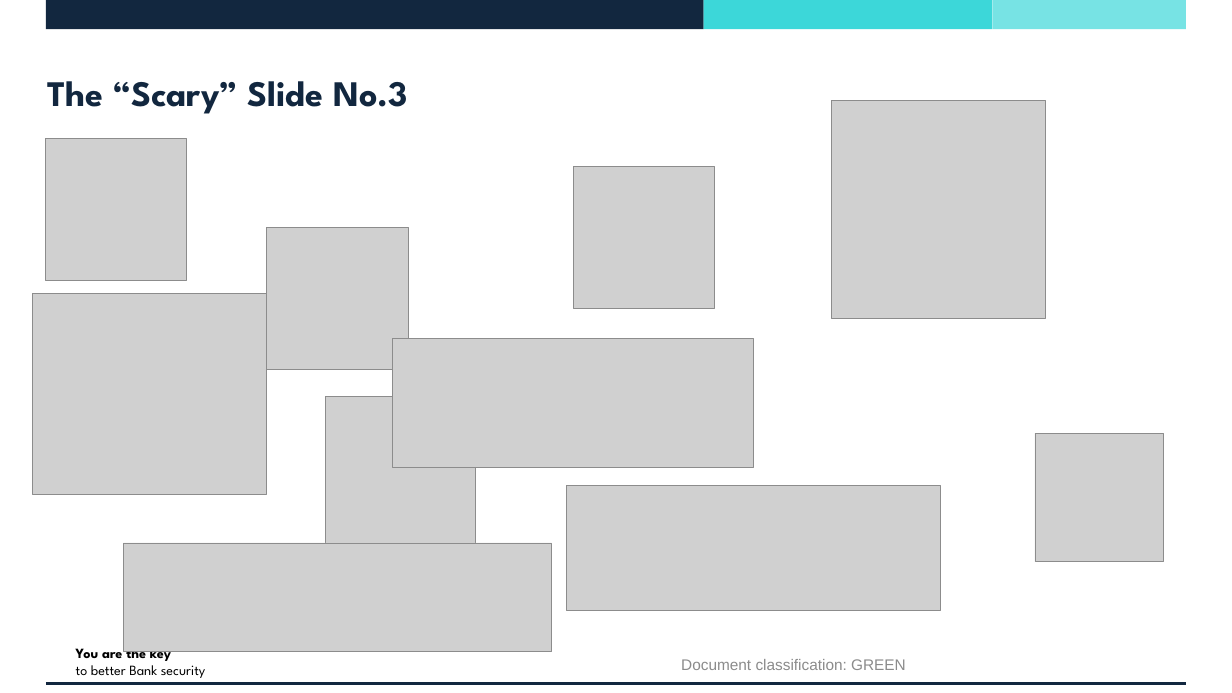
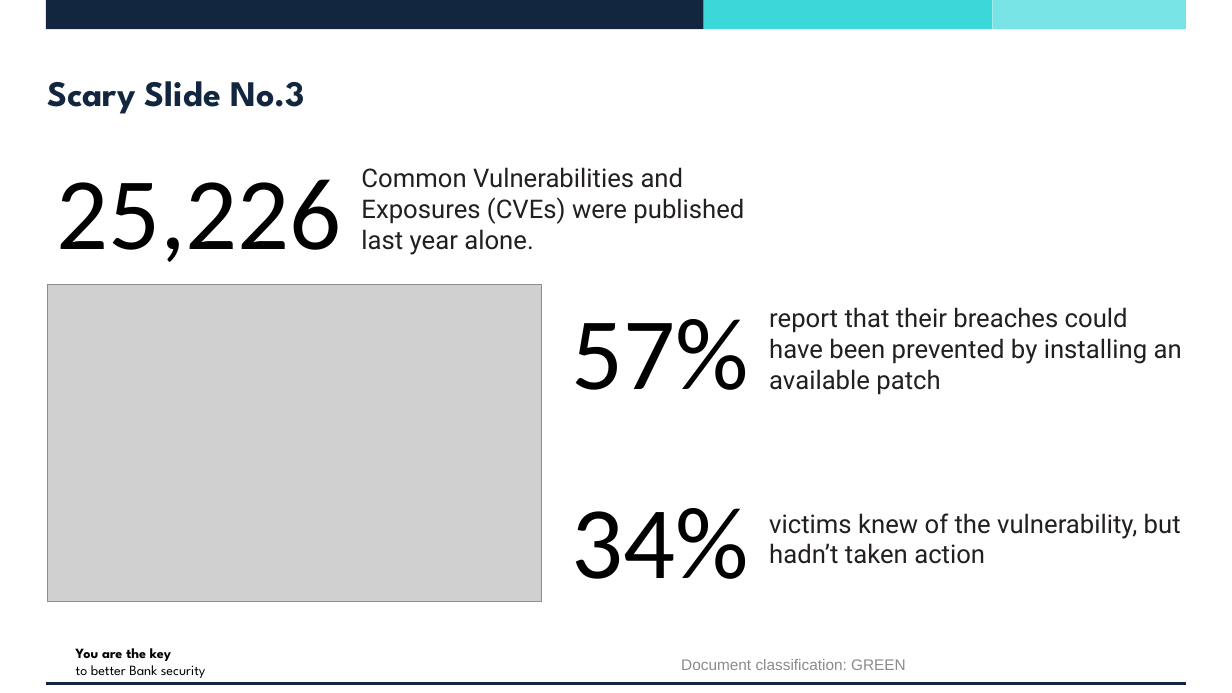
Before and after one commit to vincentjking/Presentations, a slide deck: slide 10 of 202301 - BCS/DevSecOps - The True Cost of Secure Transformation.pptx. Drawn at 1232x693 pixels with LibreOffice and Linux fonts; fonts in the diff are those of the drawing; grey boxes stand for pictures; background and template pictures are left out. Boxes give left, top, right and bottom in pixels: in the first picture for what was removed or moved away, otherwise in the second. Text is boxed around its words. In the diff, an @@ line names an element or a change of style, - is before the commit and + after.

```diff
--- a/202301 - BCS/DevSecOps - The True Cost of Secure Transformation.pptx
+++ b/202301 - BCS/DevSecOps - The True Cost of Secure Transformation.pptx
@@ title at [47,81,306,114]: text changed @@
-The “Scary” Slide No.3
+Scary Slide No.3
@@ picture removed at [831,101,1045,318] @@
@@ picture removed at [45,139,187,280] @@
@@ text added at [56,179,341,262], 80 pt, text #000000 @@
+25,226
@@ text added at [361,167,744,255], 20 pt, text #231F20 @@
+Common Vulnerabilities and Exposures (CVEs) were published last year alone.
@@ picture removed at [574,166,715,308] @@
@@ picture removed at [267,227,409,369] @@
@@ picture removed at [33,294,267,494] @@
@@ picture added at [47,285,542,602] @@
@@ text added at [571,319,748,390], 80 pt, text #000000 @@
+57%
@@ text added at [769,307,1182,395], 20 pt, text #231F20 @@
+report that their breaches could have been prevented by installing an available patch
@@ picture removed at [393,338,754,468] @@
@@ picture removed at [325,396,475,546] @@
@@ picture removed at [1035,433,1164,562] @@
@@ picture removed at [567,486,940,611] @@
@@ text added at [571,508,748,579], 80 pt, text #000000 @@
+34%
@@ text added at [769,513,1181,564], 20 pt, text #231F20 @@
+victims knew of the vulnerability, but hadn’t taken action
@@ picture removed at [124,543,553,653] @@
```
Also in this commit, not shown: 3 other slides changed, 1 slide removed.
